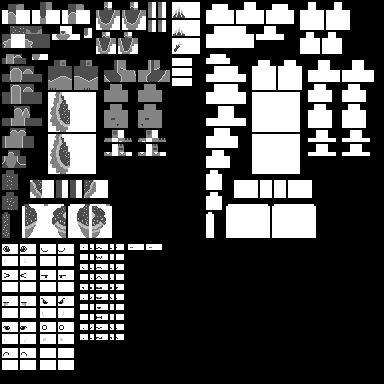
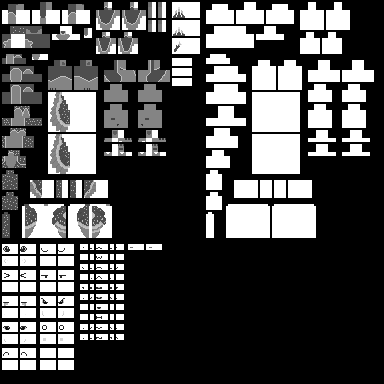
The second 384 × 384 image is a revision of the first. Changes to its layers:
added group "Commun" with 1 layers above "Female" over [2, 106, 76, 210]
added layer "Calque 1" in group "Commun" over [2, 106, 76, 210]
painted on "Female" (2nd of 2, in "Female") over [2, 106, 76, 210]
painted on "Background" over [2, 106, 76, 210]
